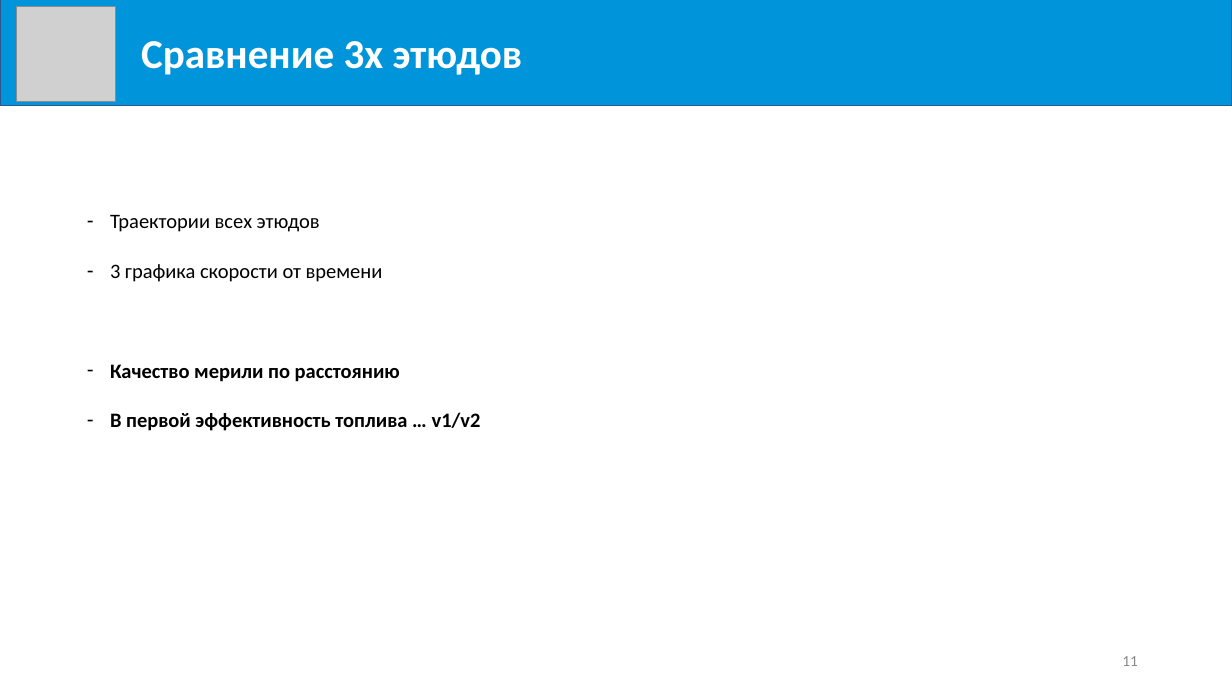
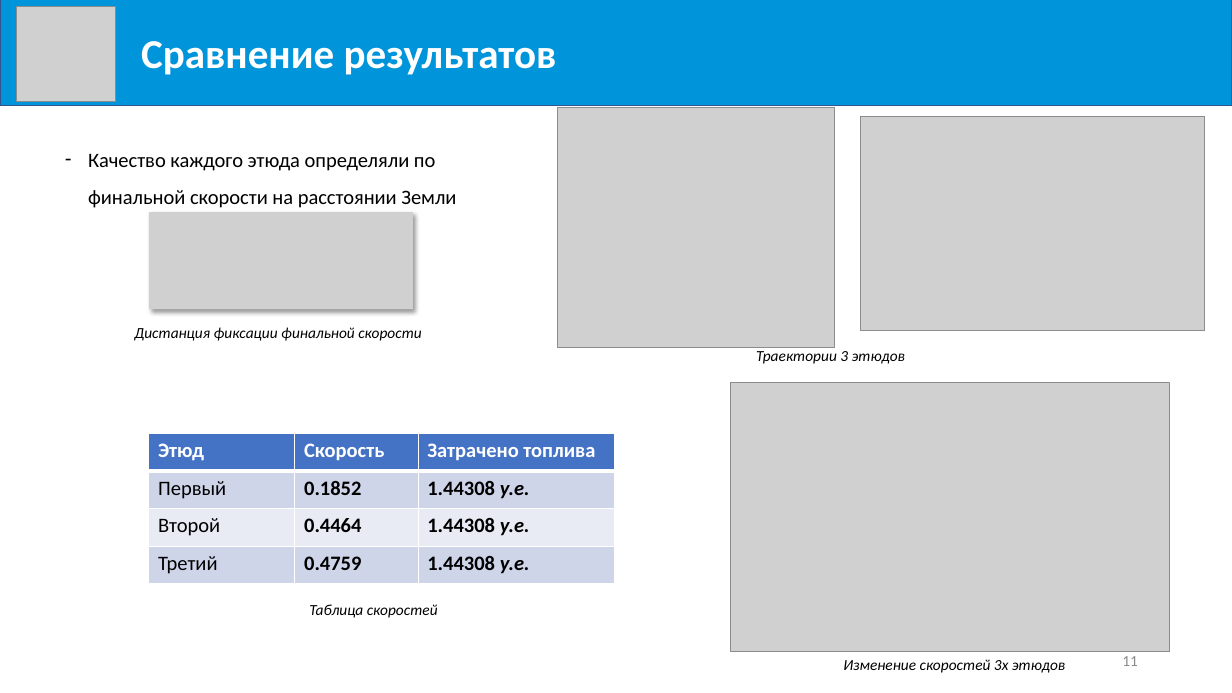
Before and after one commit to Milirik/diploma, a slide deck: slide 11 of Mikheev-K_V.pptx. Drawn at 1232x693 pixels with LibreOffice and Linux fonts; fonts in the diff are those of the drawing; grey boxes stand for pictures. Boxes give left, top, right and bottom in pixels: in the first picture for what was removed or moved away, otherwise in the second. Text is boxed around its words. In the diff, an @@ line names an element or a change of style, - is before the commit and + after.

```diff
--- a/Mikheev-K_V.pptx
+++ b/Mikheev-K_V.pptx
@@ text at (141, 41, 557, 75): text changed @@
-Сравнение 3х этюдов
+Сравнение результатов
@@ picture added at (558, 107, 835, 348) @@
@@ picture added at (860, 116, 1205, 331) @@
@@ text at (88, 154, 456, 208): text changed; bold off @@
-– Траектории всех этюдов
-– 3 графика скорости от времени
-– Качество мерили по расстоянию
-– В первой эффективность топлива … v1/v2
+– Качество каждого этюда определяли по финальной скорости на расстоянии Земли
@@ picture added at (149, 213, 413, 310) @@
@@ text added at (134, 327, 422, 341), 12 pt, text #000000, italic @@
+Дистанция фиксации финальной скорости
@@ text added at (756, 347, 905, 364), 12 pt, text #000000, italic @@
+Траектории 3 этюдов
@@ picture added at (731, 383, 1170, 652) @@
@@ table added at (149, 433, 615, 583), 4 rows, 3 columns @@
+Этюд | Скорость | Затрачено топлива
+Первый | 0.1852 | 1.44308 у.е.
+Второй | 0.4464 | 1.44308 у.е.
+Третий | 0.4759 | 1.44308 у.е.
@@ text added at (309, 604, 438, 618), 12 pt, text #000000, italic @@
+Таблица скоростей
@@ text added at (843, 659, 1065, 673), 12 pt, text #000000, italic @@
+Изменение скоростей 3х этюдов
```
Also in this commit, not shown: 6 other slides changed, 1 other file.
